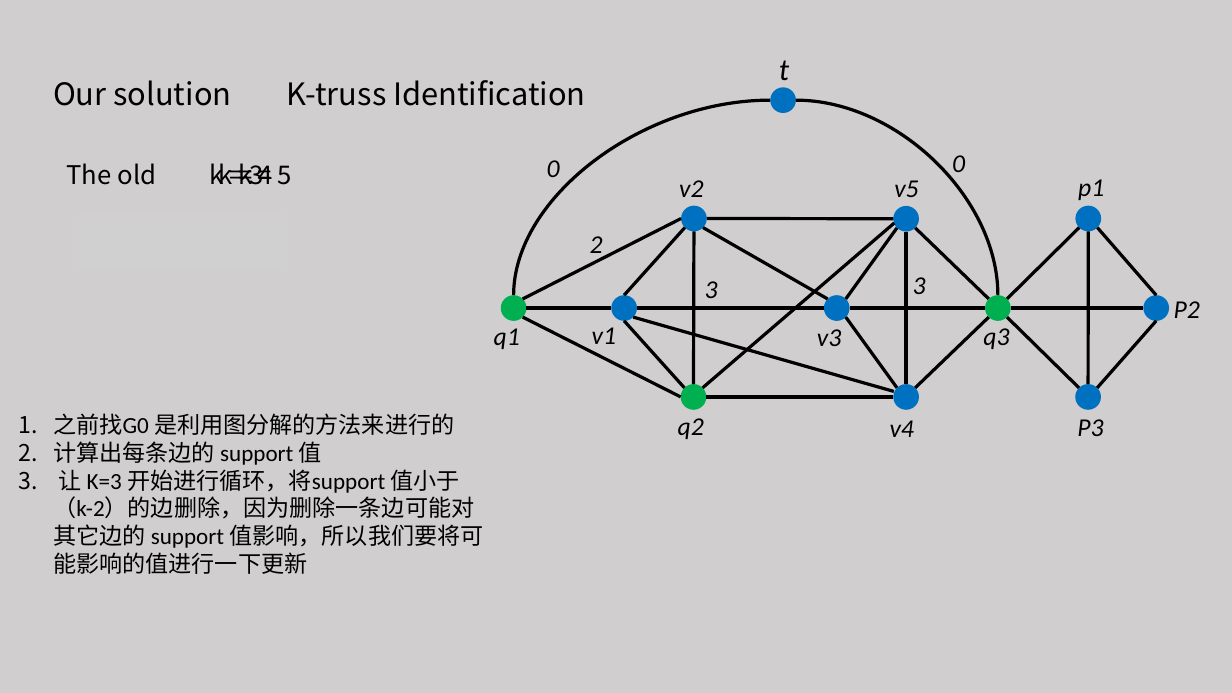
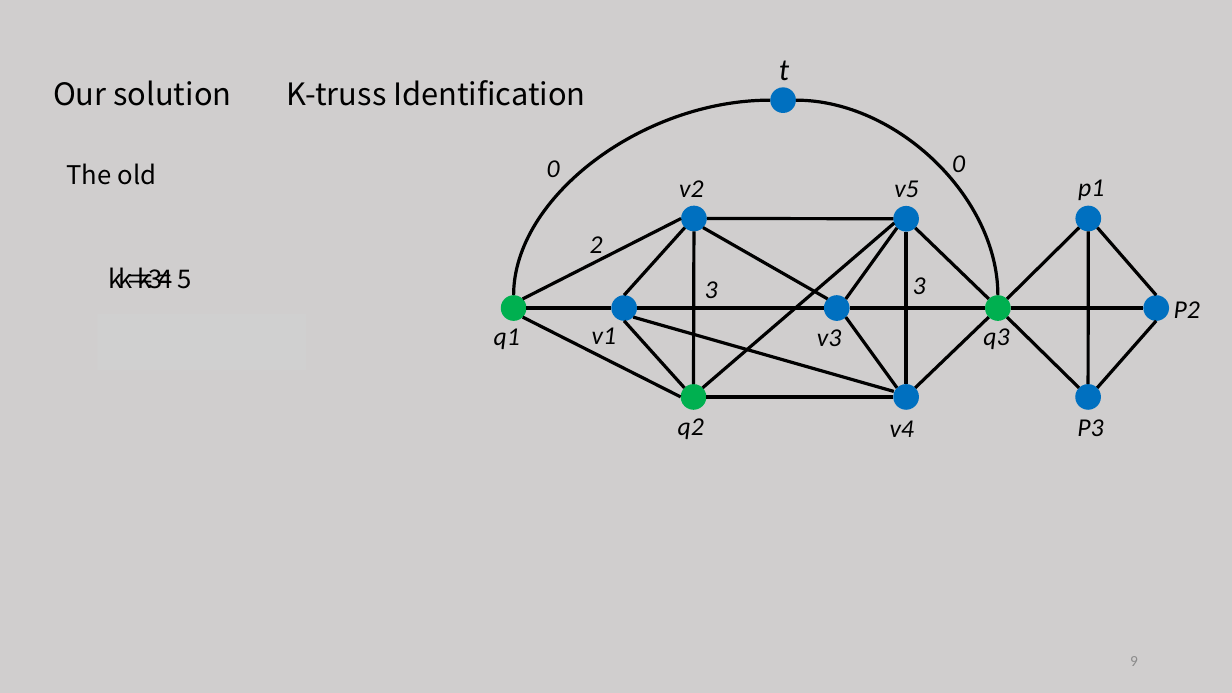
Before and after one commit to tianzhuwei/PPT, a slide deck: slide 9 of Approximate Closest Community Search in Networks.pptx. Drawn at 1232x693 pixels with LibreOffice and Linux fonts; fonts in the diff are those of the drawing; grey boxes stand for pictures. Boxes give left, top, right and bottom in pixels: in the first picture for what was removed or moved away, otherwise in the second. Text is boxed around its words. In the diff, an @@ line names an element or a change of style, - is before the commit and + after.

```diff
--- a/Approximate Closest Community Search in Networks.pptx
+++ b/Approximate Closest Community Search in Networks.pptx
@@ picture removed at (x1=79, y1=214, x2=287, y2=271) @@
@@ 3 texts moved together from (x1=210, y1=163, x2=292, y2=185) to (x1=109, y1=267, x2=191, y2=289) @@
@@ text removed at (x1=53, y1=413, x2=483, y2=574) @@
-1. 之前找G0 是利用图分解的方法来进行的
-2. 计算出每条边的 support 值
-3. 让 K=3 开始进行循环，将support 值小于（k-2）的边删除，因为删除一条边可能对其它边的 support 值影响，所以我们要将可能影响的值进行一下更新
@@ page number added at (x1=1130, y1=656, x2=1138, y2=666), 12 pt, text #8C8C8C @@
+9
```
Also in this commit, not shown: 22 other slides changed, 1 slide added, 2 other files.
